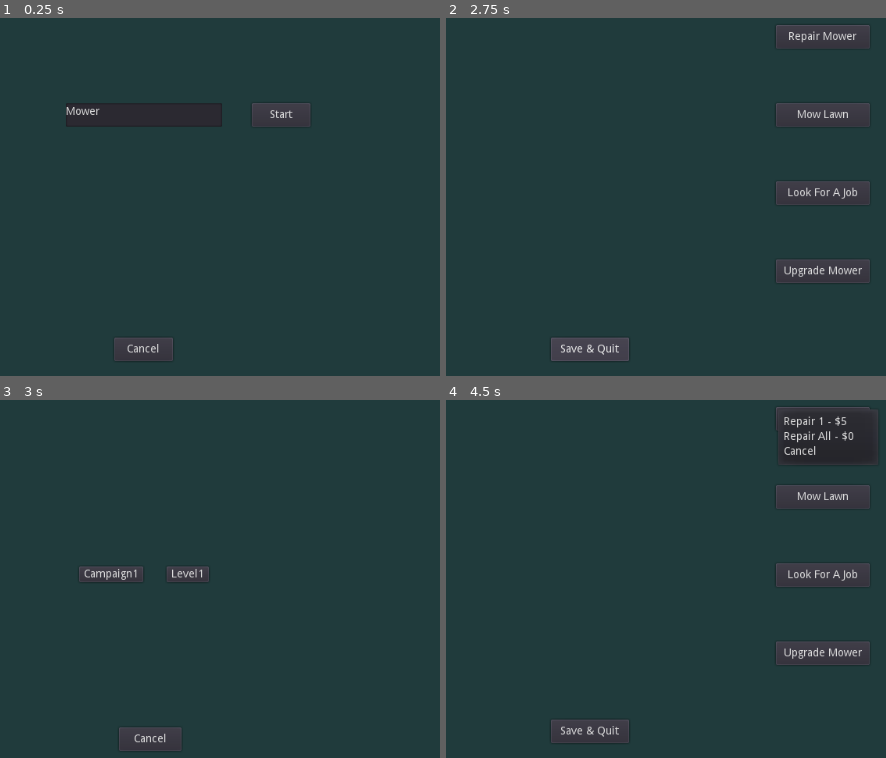
Above: before the commit, frames 1-4 (two rows, left to right).
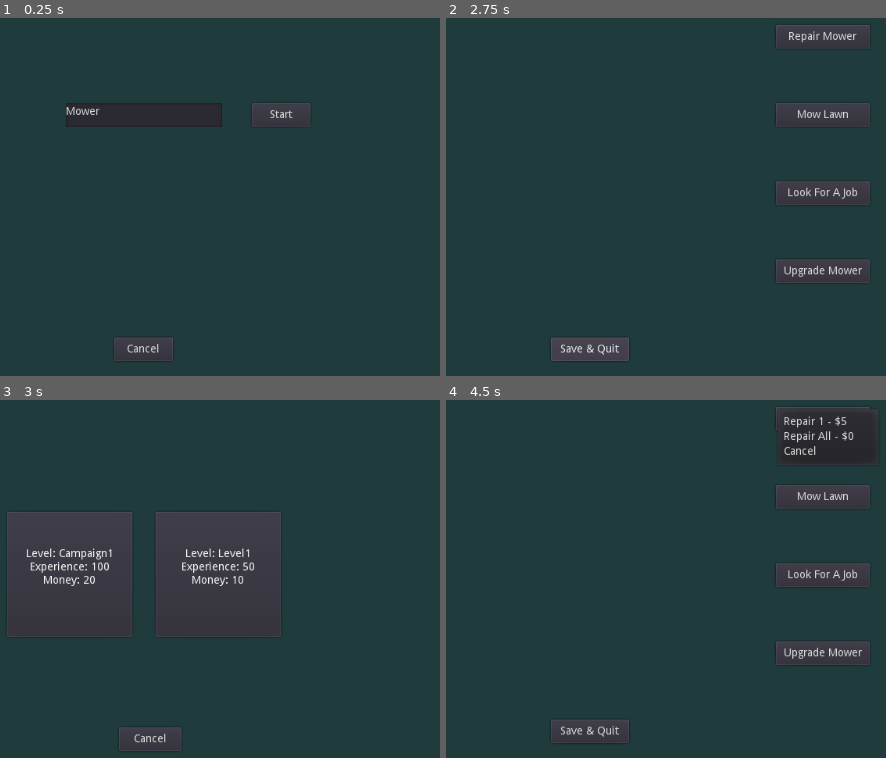
Above: after the commit, the same moments.

Repository: cparlette/haulinggrass
Game: Godot game, scene res://Campaign.tscn
The game is run twice, just before and just after one commit, with the same random seed, the same clock (stepped at 60 frames per second) and the same inputs. This scene is started directly instead of the project's main scene.
Inputs (mouse positions are in pixels of both pictures, inside the frame that each line leads up to):
- Up to frame 1 (0.25 s): no input
- Up to frame 2 (2.75 s): click "Start" at 0.5 s; click "Mow Lawn" at 1.25 s; click "Cancel" at 2 s
- Up to frame 3 (3 s): click "Look For A Job" at 2.75 s
- Up to frame 4 (4.5 s): click (556, 575) at 3.5 s, where only the run before the commit has a clickable "Campaign1"; click "Repair Mower" at 4.25 s

Frames 1-2 are identical in both runs. In frame 3, 14% of the frame differs, in the area x 1-64%, y 31-67%; in frame 4, nothing differs.

Commit message:
Converted to a custom job button

Diff:
--- a/Campaign.gd
+++ b/Campaign.gd
@@ -1,5 +1,4 @@
 extends Control
-
 
 # Called when the node enters the scene tree for the first time.
 func _ready():
@@ -53,16 +52,15 @@
 		$LevelPicker/CenterContainer/LevelButtons.remove_child(i)
 	#var levelsAvailable = getLevelFiles()
 	for level in globals.campaignPlayer['availableJobs']:
-		var button = Button.new()
-		button.name = level
-		button.text = button.name
-		button.connect("pressed", self, "_on_LevelButton_pressed", [button])
+		var button = CampaignJobButton.new()
+		button._set_job(level)
+		button.connect("selected_job", self, "_on_LevelButton_pressed")
 		$LevelPicker/CenterContainer/LevelButtons.add_child(button)
 	$CampaignUI.visible = false
 	$LevelPicker.visible = true
 
-func _on_LevelButton_pressed(button):
-	globals.level = button.name
+func _on_LevelButton_pressed(job):
+	globals.level = job['name']
 	get_tree().change_scene("Game.tscn")
 
 func getLevelFiles():
@@ -128,15 +126,15 @@
 	for i in $LevelPicker/CenterContainer/LevelButtons.get_children():
 		$LevelPicker/CenterContainer/LevelButtons.remove_child(i)
 	for level in availableLevels:
-		var button = Button.new()
-		button.name = level
-		button.text = button.name
-		button.connect("pressed", self, "takeJob", [button])
+		var button = CampaignJobButton.new()
+		button._set_job(level)
+		button.connect("selected_job", self, "takeJob")
 		$LevelPicker/CenterContainer/LevelButtons.add_child(button)
 	$CampaignUI.visible = false
 	$LevelPicker.visible = true
 
-func takeJob(button):
-	globals.campaignPlayer['availableJobs'].append(button.name)
+func takeJob(job):
+	print("in takeJob")
+	globals.campaignPlayer['availableJobs'].append(job['name'])
 	$LevelPicker.visible = false
 	$CampaignUI.visible = true
--- /dev/null
+++ b/Campaign/CampaignJobButton.gd
@@ -0,0 +1,33 @@
+extends Button
+class_name CampaignJobButton
+
+var job = null
+signal selected_job(job)
+
+# Called when the node enters the scene tree for the first time.
+func _ready():
+	connect("pressed", self, "_pressed_button")
+	self.rect_min_size.x = 160
+	self.rect_min_size.y = 160
+	#$JobText.text = "blahblah"
+	#print($JobText.text)
+
+func _set_job(selected_job):
+	print("selected_job is "+selected_job)
+	job = globals.campaignLevels[selected_job]
+	var buttontext = "Level: " + job['name'] + "\n"
+	buttontext += "Experience: " + str(job['experienceEarned']) + "\n"
+	buttontext += "Money: " + str(job['moneyEarned']) + "\n"
+	var newLabel = Label.new()
+	newLabel.align = 1
+	newLabel.valign = 1
+	newLabel.anchor_right = 1
+	newLabel.anchor_bottom = 1
+	newLabel.text = buttontext
+	self.add_child(newLabel)
+	#$JobText.text = buttontext
+
+
+func _pressed_button():
+	print(" in _pressed_button")
+	emit_signal("selected_job", job)
--- /dev/null
+++ b/Campaign/CampaignJobButton.tscn
@@ -0,0 +1,24 @@
+[gd_scene load_steps=3 format=2]
+
+[ext_resource path="res://button_theme.tres" type="Theme" id=1]
+[ext_resource path="res://Campaign/CampaignJobButton.gd" type="Script" id=2]
+
+[node name="CampaignJobButton" type="Button"]
+margin_right = 160.0
+margin_bottom = 160.0
+rect_min_size = Vector2( 160, 160 )
+theme = ExtResource( 1 )
+script = ExtResource( 2 )
+__meta__ = {
+"_edit_use_anchors_": false
+}
+
+[node name="JobText" type="Label" parent="."]
+anchor_right = 1.0
+anchor_bottom = 1.0
+text = "Blah"
+align = 1
+valign = 1
+__meta__ = {
+"_edit_use_anchors_": false
+}
--- a/button_theme.tres
+++ b/button_theme.tres
@@ -1,3 +1,6 @@
-[gd_resource type="Theme" format=2]
+[gd_resource type="Theme" load_steps=2 format=2]
+
+[ext_resource path="res://font-sourcecode-16.tres" type="DynamicFont" id=1]
 
 [resource]
+default_font = ExtResource( 1 )
--- a/project.godot
+++ b/project.godot
@@ -8,9 +8,14 @@
 
 config_version=4
 
-_global_script_classes=[  ]
+_global_script_classes=[ {
+"base": "Button",
+"class": "CampaignJobButton",
+"language": "GDScript",
+"path": "res://Campaign/CampaignJobButton.gd"
+} ]
 _global_script_class_icons={
-
+"CampaignJobButton": ""
 }
 
 [application]
